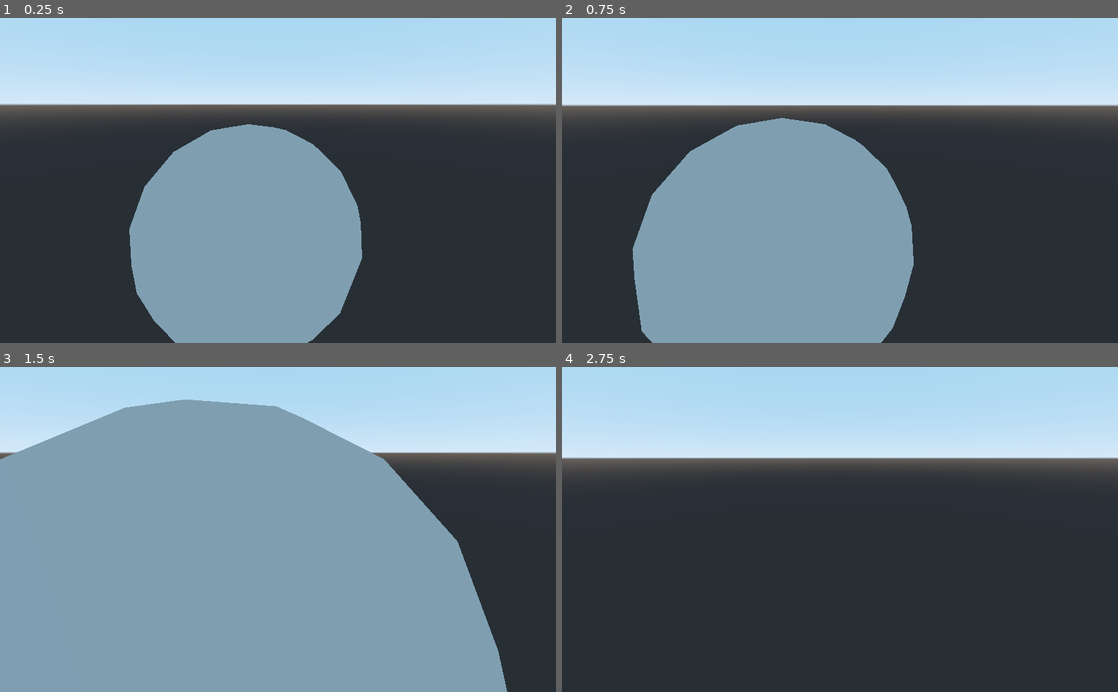
Above: before the commit, frames 1-4 (two rows, left to right).
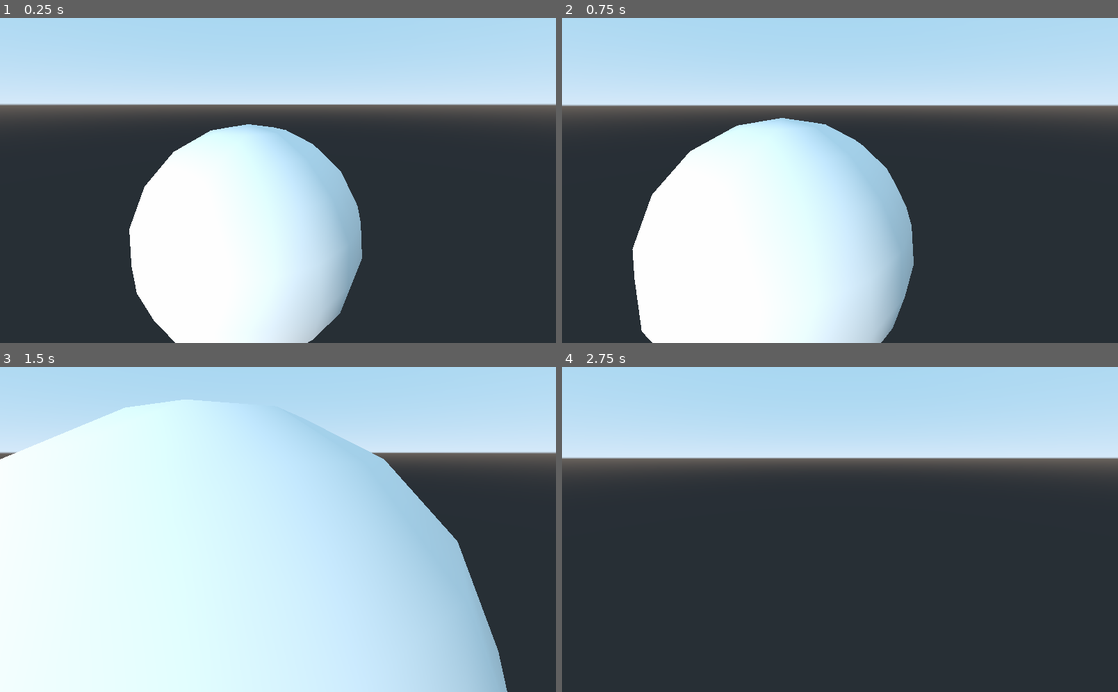
Above: after the commit, the same moments.

Repository: FrancoDoce12/GodotPlanetGame
Game: Godot game, scene res://Test.tscn
Two runs of this game, one before a commit and one after it. Both use one fixed random seed, a clock stepped at 60 frames per second and the inputs below.
Inputs (mouse positions are in pixels of both pictures, inside the frame that each line leads up to):
- Up to frame 1 (0.25 s): no input
- Up to frame 2 (0.75 s): tap Enter at 0.5 s; move the mouse to (867, 180) at 0.52 s; hold W (move_forward) from 0.53 s (still down)
- Up to frame 3 (1.5 s): keep holding W (move_forward); move the mouse to (250, 529) at 1.27 s
- Up to frame 4 (2.75 s): keep holding W (move_forward); move the mouse to (851, 523) at 2.02 s

The runs differ from the first frame. In frame 1, 22% of the frame differs, in the area x 23-65%, y 32-100%; in frame 2, 28%; in frame 3, 68%, in the area x 0-91%, y 10-100%; in frame 4, nothing differs.

Commit message:
added the normaals to the sphere

Diff:
--- a/SpereMesh.gd
+++ b/SpereMesh.gd
@@ -11,6 +11,13 @@
 func _ready():
 	self.mesh = utilsInstance.test().mesh
 
+	#var material = SpatialMaterial.new()
+	#material.albedo_color = Color(0.8, 0.8, 0.8)  # Color base del material
+	#material.metallic = 0.5  # Nivel de reflexión metálica del material
+	#material.roughness = 0.5  # Nivel de rugosidad del material
+	#self.mesh.material = material
+
+
 
 # Called every frame. 'delta' is the elapsed time since the previous frame.
 #func _process(delta):
--- a/Test.tscn
+++ b/Test.tscn
@@ -22,3 +22,6 @@
 [node name="SpereMesh" type="MeshInstance" parent="."]
 transform = Transform( 1, 0, 0, 0, 1, 0, 0, 0, 1, -8.60494, 0, -7.46062 )
 script = ExtResource( 4 )
+
+[node name="DirectionalLight" type="DirectionalLight" parent="."]
+transform = Transform( 1, 0, 0, 0, 1, 0, 0, 0, 1, -4.81465, 0, 0 )
--- a/src/generation/utils.gd
+++ b/src/generation/utils.gd
@@ -364,22 +364,13 @@
 	var indexes = completeSphereIndexes + conectionPoints + topPoleIndexes + buttonPoleIndexes
 
 
-	print(ringsDetailsArray)
-	print(indexesArray)
-	print("\n")
-	print("POINTS")
-	print(points)
-	print("\n")
-	print(quarterSphereIndexes)
-
-
-
-
-
-
-
-
-
+	# print(ringsDetailsArray)
+	# print(indexesArray)
+	# print("\n")
+	# print("POINTS")
+	# print(points)
+	# print("\n")
+	# print(quarterSphereIndexes)
 
 
 
@@ -454,15 +445,45 @@
 
 	return meshInstance
 
+func calculateNormals(vertexArray, indexesArray):
+	var normalArray = []
+
+	for _i in range(vertexArray.size()):
+		normalArray.append(Vector3.ZERO)
+
+	for i in range(indexesArray.size() / 3):
+		var index0 = indexesArray[i * 3 + 0]
+		var index1 = indexesArray[i * 3 + 1]
+		var index2 = indexesArray[i * 3 + 2]
+
+		var v0 = vertexArray[index0]
+		var v1 = vertexArray[index1]
+		var v2 = vertexArray[index2]
+
+		var normal = (v1 - v0).cross(v2 - v0)
+		normal = -normal
+
+
+		normalArray[index0] += normal
+		normalArray[index1] += normal
+		normalArray[index2] += normal
+
+	for i in range(normalArray.size()):
+		normalArray[i].normalized()
+
+	return normalArray
 
 
 func createMeshInstance(vertexArray,indexesArray):
+
+	var normalArray = calculateNormals(vertexArray,indexesArray)
 
 	var total_surface_array = []
 	total_surface_array.resize(Mesh.ARRAY_MAX)
 
 	total_surface_array[ArrayMesh.ARRAY_VERTEX] = PoolVector3Array(vertexArray)
 	total_surface_array[ArrayMesh.ARRAY_INDEX] = PoolIntArray(indexesArray)
+	total_surface_array[ArrayMesh.ARRAY_NORMAL] = PoolVector3Array(normalArray)
 
 	var mesh = ArrayMesh.new()
 
